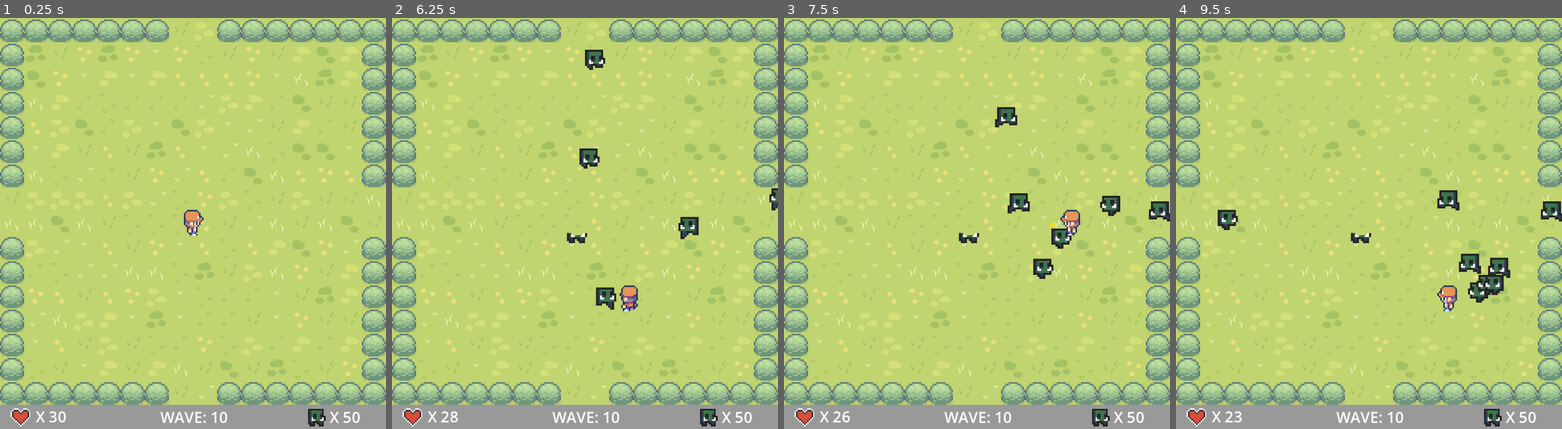
Above: before the commit, frames 1-4 (left to right).
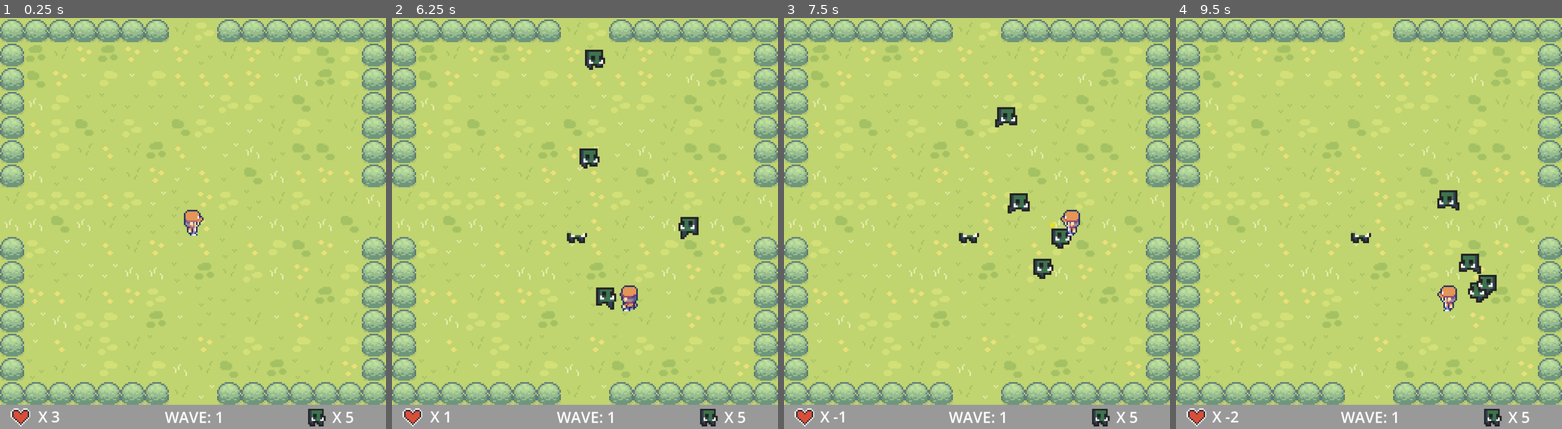
Above: after the commit, the same moments.

Repository: Zaydao/TDS-in-godot-4
Game: Godot game, scene res://scene/main_scene.tscn
Two runs of this game, one before a commit and one after it. Both use one fixed random seed, a clock stepped at 60 frames per second and the inputs below.
Inputs (mouse positions are in pixels of both pictures, inside the frame that each line leads up to):
- Up to frame 1 (0.25 s): no input
- Up to frame 2 (6.25 s): tap Enter at 0.5 s; move the mouse to (669, 202) at 0.52 s; hold D (right) 0.53-1.28 s; click (669, 202) at 0.67 s; move the mouse to (507, 244) at 1.27 s; hold S (down) 1.28-2.03 s; move the mouse to (623, 133) at 2.02 s; hold D (right) 2.03-2.78 s; move the mouse to (565, 305) at 2.77 s; hold W (up) 2.78-3.53 s; click (565, 305) at 2.92 s; move the mouse to (700, 285) at 3.52 s; hold A (left) 3.53-5.03 s; move the mouse to (469, 161) at 4.27 s; move the mouse to (604, 223) at 5.02 s; hold S (down) 5.03-5.78 s; click (604, 223) at 5.17 s; move the mouse to (527, 120) at 5.77 s; hold D (right) from 5.78 s (still down)
- Up to frame 3 (7.5 s): move the mouse to (1061, 202) at 6.52 s; release D (right) at 6.53 s; hold W (up) 6.53-7.28 s; move the mouse to (899, 244) at 7.27 s; hold D (right) from 7.28 s (still down); click (899, 244) at 7.42 s
- Up to frame 4 (9.5 s): move the mouse to (1407, 133) at 8.02 s; release D (right) at 8.03 s; hold S (down) 8.03-8.78 s; move the mouse to (1349, 305) at 8.77 s; hold A (left) from 8.78 s (still down)

The runs differ from the first frame. In frame 1, 0.5% of the frame differs, in the area x 9-94%, y 95-99%; in frame 2, 0.6%; in frame 3, 0.9%; in frame 4, 1.3%, in the area x 9-100%, y 44-99%.

Commit message:
edit main script

Diff:
--- a/topDownShoter/tds/scene/main_scene.gd
+++ b/topDownShoter/tds/scene/main_scene.gd
@@ -5,9 +5,9 @@
 var lives : int
 
 func _ready():
-	wave = 10
-	lives = 30
-	max_enemies = 50
+	wave = 1
+	lives = 3
+	max_enemies = 5
 
 
 
--- a/topDownShoter/tds/scene/main_scene.tscn
+++ b/topDownShoter/tds/scene/main_scene.tscn
@@ -21,6 +21,7 @@
 bullet_scene = ExtResource("6_dw282")
 
 [node name="player" parent="." instance=ExtResource("2_vvc3a")]
+position = Vector2(3, -11)
 
 [node name="Hud" parent="." instance=ExtResource("7_ksysc")]
 
